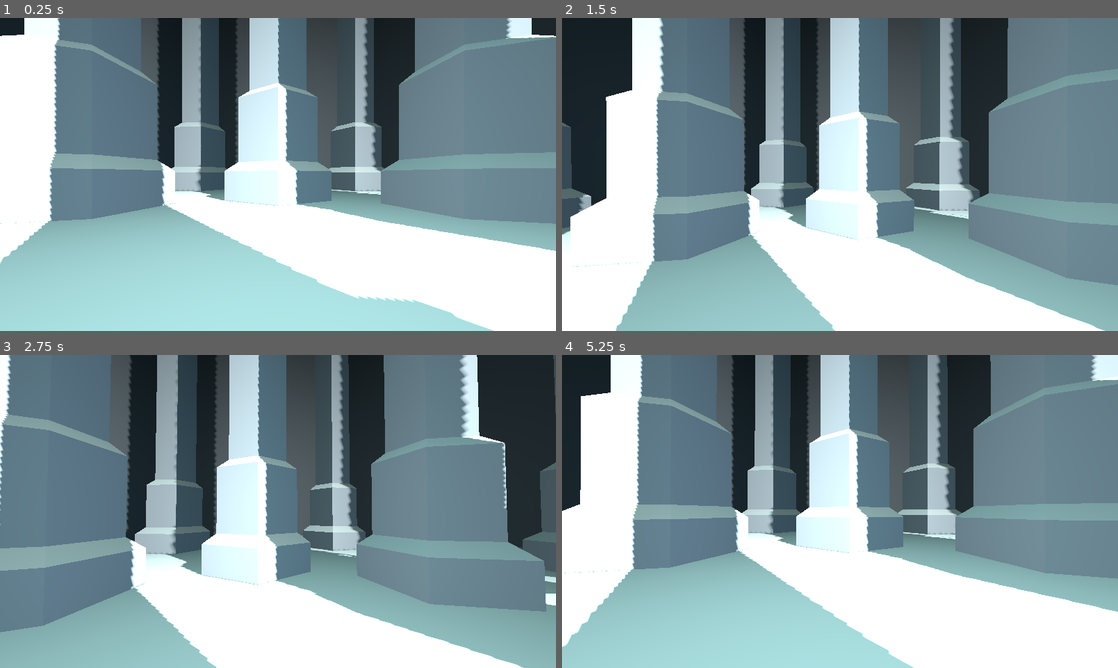
Above: before the commit, frames 1-4 (two rows, left to right).
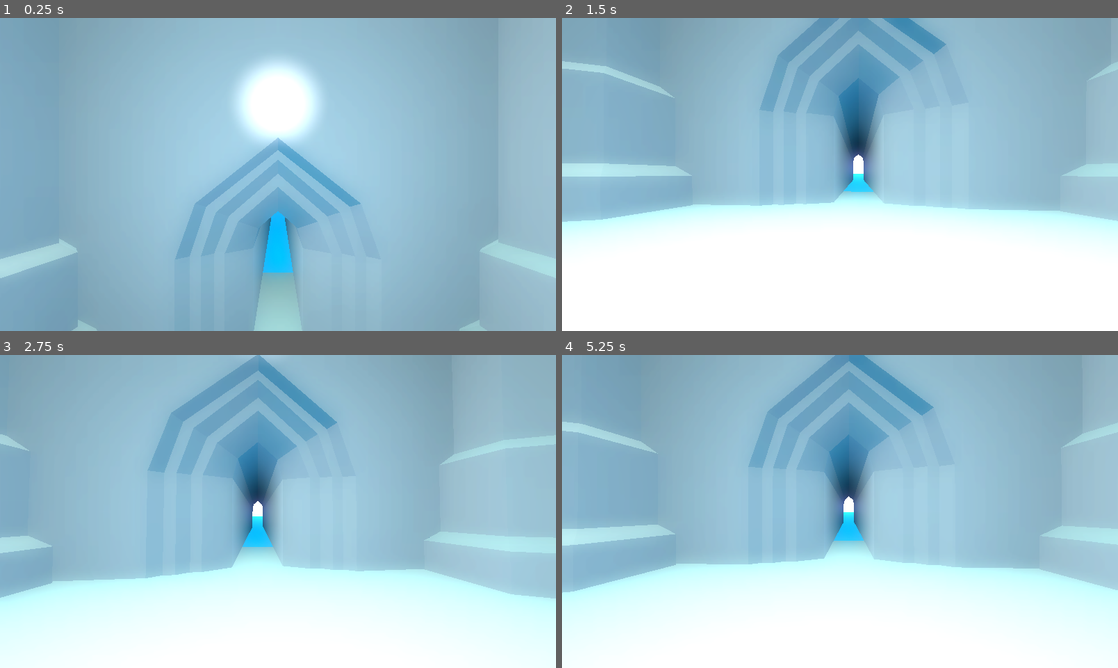
Above: after the commit, the same moments.

Repository: init-Sense/octant
Game: Godot game, scene res://scenes/level/octagon.tscn
Two runs of this game, one before a commit and one after it. Both use one fixed random seed, a clock stepped at 60 frames per second and the inputs below. A sky picture missing from this copy of the repository is replaced by a grey-blue gradient.
Inputs (mouse positions are in pixels of both pictures, inside the frame that each line leads up to):
- Up to frame 1 (0.25 s): no input
- Up to frame 2 (1.5 s): move the mouse to (867, 174) at 0.52 s; hold Q (debug_crouch_up) from 0.53 s (still down); tap Space (jump) at 0.6, 0.77, 1.07 s; move the mouse to (812, 174) at 1.27 s; tap Shift (sprint) at 1.35 s
- Up to frame 3 (2.75 s): keep holding Q (debug_crouch_up); tap Space (jump) at 1.52, 1.55, 1.82, 2.1 s; move the mouse to (289, 505) at 2.02 s
- Up to frame 4 (5.25 s): keep holding Q (debug_crouch_up); move the mouse to (834, 517) at 2.77 s; tap Shift (sprint) at 2.85, 4.35 s; tap Space (jump) at 3.02, 3.05, 3.32, 3.6, 3.77, 4.07, 4.52, 4.55, 4.82, 5.1 s; move the mouse to (878, 514) at 3.52 s; move the mouse to (795, 508) at 4.27 s; move the mouse to (845, 511) at 5.02 s

The runs differ from the first frame. In frame 1, 93% of the frame differs, in the area x 0-100%, y 0-100%; in frame 2, 82%; in frame 3, 88%; in frame 4, 88%.

Commit message:
refactor: added stuff

Diff:
--- a/scenes/level/central_columns.tscn
+++ b/scenes/level/central_columns.tscn
@@ -1,6 +1,6 @@
 [gd_scene load_steps=2 format=3 uid="uid://ctxt0i4jj4s4"]
 
-[ext_resource type="PackedScene" uid="uid://dsqlaaa7ogbqu" path="res://assets/models/column.glb" id="1_71o6h"]
+[ext_resource type="PackedScene" uid="uid://dsqlaaa7ogbqu" path="res://assets/models/column_wall.glb" id="1_71o6h"]
 
 [node name="CentralColumns" type="Node3D"]
 
--- /dev/null
+++ b/scenes/level/column_inner.tscn
@@ -0,0 +1,7 @@
+[gd_scene load_steps=2 format=3 uid="uid://jju1c84c67ya"]
+
+[ext_resource type="PackedScene" uid="uid://cnlnsu0vhsbkx" path="res://assets/models/column_inner.glb" id="1_s6g0k"]
+
+[node name="ColumnInner" type="Node3D"]
+
+[node name="column_inner" parent="." instance=ExtResource("1_s6g0k")]
--- /dev/null
+++ b/scenes/level/column_outer.tscn
@@ -0,0 +1,7 @@
+[gd_scene load_steps=2 format=3 uid="uid://c4huw1caufmkp"]
+
+[ext_resource type="PackedScene" uid="uid://b77afiips05e2" path="res://assets/models/column_outer.glb" id="1_db5dq"]
+
+[node name="ColumnOuter" type="Node3D"]
+
+[node name="column_outer" parent="." instance=ExtResource("1_db5dq")]
--- a/scenes/level/hub.tscn
+++ b/scenes/level/hub.tscn
@@ -1,9 +1,11 @@
-[gd_scene load_steps=5 format=3 uid="uid://bth122y6serpa"]
+[gd_scene load_steps=7 format=3 uid="uid://bth122y6serpa"]
 
 [ext_resource type="PackedScene" uid="uid://ccwt6ib0jvshx" path="res://scenes/level/wall.tscn" id="1_mm148"]
 [ext_resource type="PackedScene" uid="uid://bey8gsrtmdss2" path="res://assets/models/hub_floor.glb" id="3_bu1ib"]
-[ext_resource type="PackedScene" uid="uid://dsqlaaa7ogbqu" path="res://assets/models/column.glb" id="3_dckda"]
+[ext_resource type="PackedScene" uid="uid://jju1c84c67ya" path="res://scenes/level/column_inner.tscn" id="3_yuyl5"]
 [ext_resource type="PackedScene" uid="uid://d3qwaybrnw64d" path="res://assets/models/rock.glb" id="4_8p4gn"]
+[ext_resource type="PackedScene" uid="uid://c4huw1caufmkp" path="res://scenes/level/column_outer.tscn" id="4_d3pkk"]
+[ext_resource type="PackedScene" uid="uid://lels5yj7mcip" path="res://assets/models/stairs.glb" id="6_ubd5h"]
 
 [node name="Hub" type="Node3D"]
 
@@ -34,58 +36,62 @@
 
 [node name="HubFloor" parent="." instance=ExtResource("3_bu1ib")]
 
-[node name="InnerColumns" type="Node3D" parent="."]
+[node name="ColumnsInner" type="Node3D" parent="."]
 
-[node name="InnerColumn_1" parent="InnerColumns" instance=ExtResource("3_dckda")]
-transform = Transform3D(1, 0, 0, 0, 1, 0, 0, 0, 1, 0, 0, 16)
+[node name="ColumnInner_1" parent="ColumnsInner" instance=ExtResource("3_yuyl5")]
+transform = Transform3D(1, 0, 0, 0, 1, 0, 0, 0, 1, 12, 0, 0)
 
-[node name="InnerColumn_5" parent="InnerColumns" instance=ExtResource("3_dckda")]
-transform = Transform3D(1, 0, 0, 0, 1, 0, 0, 0, 1, 0, 0, -16)
+[node name="ColumnInner_2" parent="ColumnsInner" instance=ExtResource("3_yuyl5")]
+transform = Transform3D(0.707107, 0, -0.707107, 0, 1, 0, 0.707107, 0, 0.707107, 8.48528, 0, 8.48528)
 
-[node name="InnerColumn_2" parent="InnerColumns" instance=ExtResource("3_dckda")]
-transform = Transform3D(0.707107, 0, -0.707107, 0, 1, 0, 0.707107, 0, 0.707107, -11.3137, 0, 11.3137)
+[node name="ColumnInner_3" parent="ColumnsInner" instance=ExtResource("3_yuyl5")]
+transform = Transform3D(0, 0, -1, 0, 1, 0, 1, 0, 0, 0, 0, 12)
 
-[node name="InnerColumn_6" parent="InnerColumns" instance=ExtResource("3_dckda")]
-transform = Transform3D(0.707107, 0, -0.707107, 0, 1, 0, 0.707107, 0, 0.707107, 11.3137, 0, -11.3137)
+[node name="ColumnInner_4" parent="ColumnsInner" instance=ExtResource("3_yuyl5")]
+transform = Transform3D(-0.707107, 0, -0.707107, 0, 1, 0, 0.707107, 0, -0.707107, -8.48528, 0, 8.48528)
 
-[node name="InnerColumn_3" parent="InnerColumns" instance=ExtResource("3_dckda")]
-transform = Transform3D(0, 0, -1, 0, 1, 0, 1, 0, 0, -16, 0, 0)
+[node name="ColumnInner_5" parent="ColumnsInner" instance=ExtResource("3_yuyl5")]
+transform = Transform3D(1, 0, 0, 0, 1, 0, 0, 0, 1, -12, 0, 0)
 
-[node name="InnerColumn_7" parent="InnerColumns" instance=ExtResource("3_dckda")]
-transform = Transform3D(0, 0, -1, 0, 1, 0, 1, 0, 0, 16, 0, 0)
+[node name="ColumnInner_6" parent="ColumnsInner" instance=ExtResource("3_yuyl5")]
+transform = Transform3D(0.707107, 0, -0.707107, 0, 1, 0, 0.707107, 0, 0.707107, -8.48528, 0, -8.48528)
 
-[node name="InnerColumn_4" parent="InnerColumns" instance=ExtResource("3_dckda")]
-transform = Transform3D(-0.707107, 0, -0.707107, 0, 1, 0, 0.707107, 0, -0.707107, -11.3137, 0, -11.3137)
+[node name="ColumnInner_7" parent="ColumnsInner" instance=ExtResource("3_yuyl5")]
+transform = Transform3D(0, 0, -1, 0, 1, 0, 1, 0, 0, 0, 0, -12)
 
-[node name="InnerColumn_8" parent="InnerColumns" instance=ExtResource("3_dckda")]
-transform = Transform3D(-0.707107, 0, -0.707107, 0, 1, 0, 0.707107, 0, -0.707107, 11.3137, 0, 11.3137)
+[node name="ColumnInner_8" parent="ColumnsInner" instance=ExtResource("3_yuyl5")]
+transform = Transform3D(-0.707107, 0, -0.707107, 0, 1, 0, 0.707107, 0, -0.707107, 8.48528, 0, -8.48528)
 
-[node name="OuterColumns" type="Node3D" parent="."]
+[node name="ColumnsOuter" type="Node3D" parent="."]
 transform = Transform3D(0.92388, 0, 0.382683, 0, 1, 0, -0.382683, 0, 0.92388, 0, 0, 0)
 
-[node name="OuterColumn_1" parent="OuterColumns" instance=ExtResource("3_dckda")]
-transform = Transform3D(1, 0, 0, 0, 1, 0, 0, 0, 1, 0, 0, 28)
+[node name="ColumnOuter_1" parent="ColumnsOuter" instance=ExtResource("4_d3pkk")]
+transform = Transform3D(1, 0, 0, 0, 1, 0, 0, 0, 1, 26, 0, 0)
 
-[node name="OuterColumn_2" parent="OuterColumns" instance=ExtResource("3_dckda")]
-transform = Transform3D(0.707107, 0, -0.707107, 0, 1, 0, 0.707107, 0, 0.707107, -19.799, 0, 19.799)
+[node name="ColumnOuter_2" parent="ColumnsOuter" instance=ExtResource("4_d3pkk")]
+transform = Transform3D(0.707107, 0, -0.707107, 0, 1, 0, 0.707107, 0, 0.707107, 18.3848, 0, 18.3848)
 
-[node name="OuterColumn_3" parent="OuterColumns" instance=ExtResource("3_dckda")]
-transform = Transform3D(0, 0, -1, 0, 1, 0, 1, 0, 0, -28, 0, 9.53674e-07)
+[node name="ColumnOuter_3" parent="ColumnsOuter" instance=ExtResource("4_d3pkk")]
+transform = Transform3D(-2.98023e-08, 0, -1, 0, 1, 0, 1, 0, -2.98023e-08, 0, 0, 26)
 
-[node name="OuterColumn_4" parent="OuterColumns" instance=ExtResource("3_dckda")]
-transform = Transform3D(-0.707107, 0, -0.707107, 0, 1, 0, 0.707107, 0, -0.707107, -19.799, 0, -19.799)
+[node name="ColumnOuter_4" parent="ColumnsOuter" instance=ExtResource("4_d3pkk")]
+transform = Transform3D(-0.707107, 0, -0.707107, 0, 1, 0, 0.707107, 0, -0.707107, -18.3848, 0, 18.3848)
 
-[node name="OuterColumn_5" parent="OuterColumns" instance=ExtResource("3_dckda")]
-transform = Transform3D(1, 0, 0, 0, 1, 0, 0, 0, 1, 0, 0, -28)
+[node name="ColumnOuter_5" parent="ColumnsOuter" instance=ExtResource("4_d3pkk")]
+transform = Transform3D(1, 0, 0, 0, 1, 0, 0, 0, 1, -26, 0, 0)
 
-[node name="OuterColumn_6" parent="OuterColumns" instance=ExtResource("3_dckda")]
-transform = Transform3D(0.707107, 0, -0.707107, 0, 1, 0, 0.707107, 0, 0.707107, 19.799, 0, -19.799)
+[node name="ColumnOuter_6" parent="ColumnsOuter" instance=ExtResource("4_d3pkk")]
+transform = Transform3D(0.707107, 0, -0.707107, 0, 1, 0, 0.707107, 0, 0.707107, -18.3848, 0, -18.3848)
 
-[node name="OuterColumn_7" parent="OuterColumns" instance=ExtResource("3_dckda")]
-transform = Transform3D(0, 0, -1, 0, 1, 0, 1, 0, 0, 28, 0, 0)
+[node name="ColumnOuter_7" parent="ColumnsOuter" instance=ExtResource("4_d3pkk")]
+transform = Transform3D(-2.98023e-08, 0, -1, 0, 1, 0, 1, 0, -2.98023e-08, -9.53674e-07, 0, -26)
 
-[node name="OuterColumn_8" parent="OuterColumns" instance=ExtResource("3_dckda")]
-transform = Transform3D(-0.707107, 0, -0.707107, 0, 1, 0, 0.707107, 0, -0.707107, 19.799, 0, 19.799)
+[node name="ColumnOuter_8" parent="ColumnsOuter" instance=ExtResource("4_d3pkk")]
+transform = Transform3D(-0.707107, 0, -0.707107, 0, 1, 0, 0.707107, 0, -0.707107, 18.3848, 0, -18.3848)
 
 [node name="Rock" parent="." instance=ExtResource("4_8p4gn")]
 transform = Transform3D(1.48562, 5.54441, 0, -5.54441, 1.48562, 0, 0, 0, 5.74, -44, 4, 0)
+
+[node name="Stairs" type="Node3D" parent="."]
+
+[node name="stairs" parent="Stairs" instance=ExtResource("6_ubd5h")]
--- a/scenes/level/octagon.tscn
+++ b/scenes/level/octagon.tscn
@@ -20,10 +20,11 @@
 ambient_light_source = 3
 ambient_light_color = Color(1, 1, 1, 1)
 ssao_enabled = true
-ssao_intensity = 5.0
-ssao_power = 0.8
-ssao_detail = 1.0
-ssao_light_affect = 0.5
+ssao_power = 0.95592
+glow_enabled = true
+glow_intensity = 2.0
+glow_strength = 1.19
+glow_bloom = 0.5
 fog_enabled = true
 fog_light_color = Color(0, 0, 0, 1)
 fog_density = 0.0743
@@ -31,7 +32,7 @@
 [node name="Octagon" type="Node3D"]
 
 [node name="Player" parent="." instance=ExtResource("1_hw2qh")]
-transform = Transform3D(1, 0, 0, 0, 1, 0, 0, 0, 1, 0, 1.37652, 0)
+transform = Transform3D(1, 0, 0, 0, 1, 0, 0, 0, 1, 0, 12.3765, -29)
 
 [node name="Environment" type="Node3D" parent="."]
 
@@ -44,11 +45,16 @@
 
 [node name="DirectionalLight3D" type="DirectionalLight3D" parent="Lighting"]
 transform = Transform3D(0.608349, -0.513903, 0.604826, 0.259053, 0.848898, 0.460722, -0.750202, -0.123598, 0.649554, 0, 3.42767, 0)
+visible = false
 light_energy = 1.5
 shadow_enabled = true
-shadow_bias = 0.05
+shadow_bias = 0.0
 shadow_blur = 2.0
 
 [node name="OmniLight3D" type="OmniLight3D" parent="Lighting"]
 transform = Transform3D(1, 0, 0, 0, 1, 0, 0, 0, 1, 0, 18, -38.6295)
 light_energy = 6.189
+
+[node name="OmniLight3D2" type="OmniLight3D" parent="Lighting"]
+visible = false
+light_energy = 3.282
--- a/scenes/level/wall.tscn
+++ b/scenes/level/wall.tscn
@@ -1,12 +1,12 @@
 [gd_scene load_steps=3 format=3 uid="uid://ccwt6ib0jvshx"]
 
 [ext_resource type="PackedScene" uid="uid://dognb6in18kwm" path="res://assets/models/door.glb" id="1_vqal7"]
-[ext_resource type="PackedScene" uid="uid://dsqlaaa7ogbqu" path="res://assets/models/column.glb" id="2_aj648"]
+[ext_resource type="PackedScene" uid="uid://dsqlaaa7ogbqu" path="res://assets/models/column_wall.glb" id="2_aj648"]
 
 [node name="Wall" type="Node3D"]
 
 [node name="Door" parent="." instance=ExtResource("1_vqal7")]
 transform = Transform3D(1, 0, 0, 0, 1, 0, 0, 0, 1, 0, 0, -42)
 
-[node name="Column" parent="." instance=ExtResource("2_aj648")]
+[node name="ColumnWall" parent="." instance=ExtResource("2_aj648")]
 transform = Transform3D(0.994522, 0, 0.104528, 0, 1, 0, -0.104528, 0, 0.994522, 16.6404, 0, -40)
--- a/scripts/player/head_bob.gd
+++ b/scripts/player/head_bob.gd
@@ -72,8 +72,8 @@
 	var y_offset = sin(bob_time) * current_amplitude
 	var x_offset = cos(bob_time * 0.5) * current_amplitude * X_FACTOR
 
-	y_offset += noise.get_noise_1d(bob_time * 10) * NOISE_STRENGTH
-	x_offset += noise.get_noise_1d(bob_time * 10 + 100) * NOISE_STRENGTH
+	#y_offset += noise.get_noise_1d(bob_time * 10) * NOISE_STRENGTH
+	#x_offset += noise.get_noise_1d(bob_time * 10 + 100) * NOISE_STRENGTH
 
 	current_offset = Vector3(x_offset, y_offset, 0)
 
Binary file removed: assets/models/column.glb
Binary file added: assets/models/column_inner.glb
Not shown, added: assets/models/column_inner.glb.import
Binary file added: assets/models/column_outer.glb
Not shown, added: assets/models/column_outer.glb.import
Binary file added: assets/models/column_wall.glb
Not shown, added: assets/models/column_wall.glb.import
Binary file changed: assets/models/door.glb
Binary file changed: assets/models/hub_floor.glb
Binary file added: assets/models/stairs.glb
Not shown, changed: assets/models/stairs.glb.import
Not shown, changed: assets/octant_3d.blend
(and 1 more such lines)
